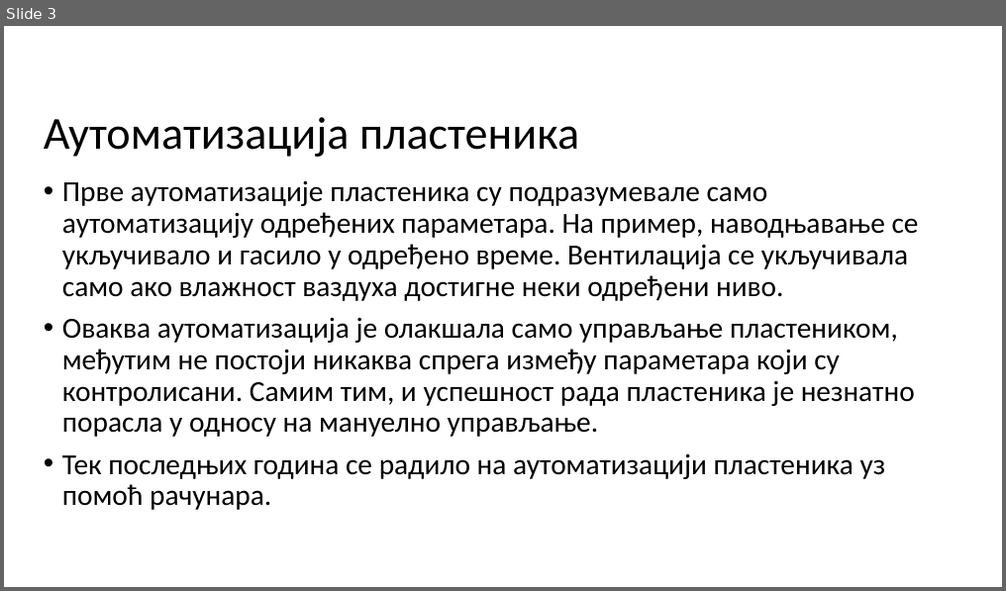
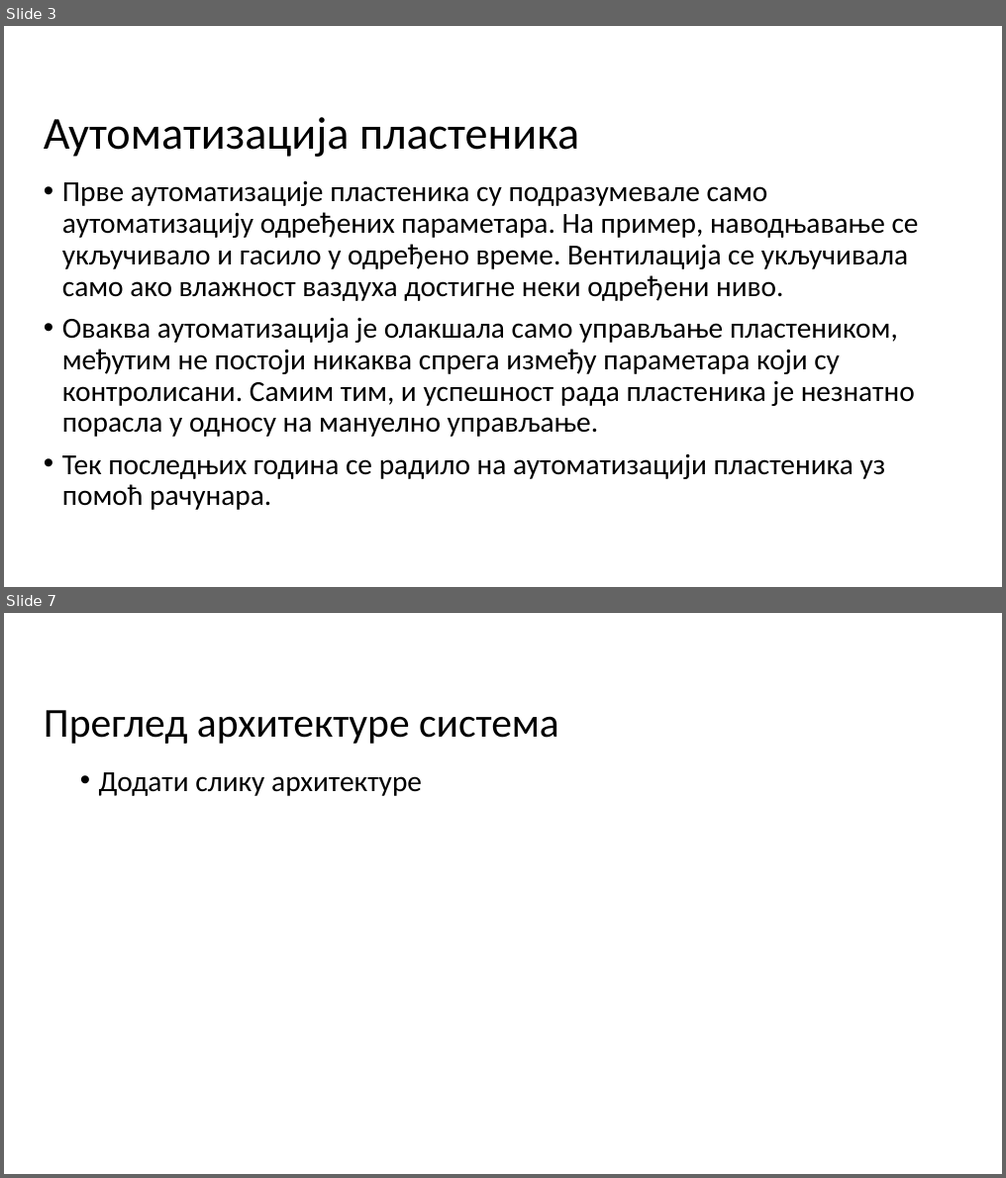
Before and after one commit to bozzano101/FuzzyGreenhouse, a slide deck: Presentation/Presentation.pptx. Shown one above the other, each under a label of ours: slide 3 before the commit, slides 3 and 7 after it; the slides between them are not shown. The pictures are 1006x591 and 1006x1178 pixels, drawn with LibreOffice and Linux fonts; fonts in the diff are those of the drawing; background and template pictures are left out. Boxes give left, top, right and bottom in pixels: in the first picture for what was removed or moved away, otherwise in the second. Text is boxed around its words. In the diff, an @@ line names an element or a change of style, - is before the commit and + after.

```diff
--- a/Presentation/Presentation.pptx
+++ b/Presentation/Presentation.pptx
@@ slide 7 added at bbox=[4, 613, 1002, 1174], background #FFFFFF @@
@@ title added at bbox=[44, 710, 559, 744], 39.6 pt, text #000000 @@
+Преглед архитектуре система
@@ text added at bbox=[99, 772, 422, 796], 28 pt, text #000000 @@
+• Додати слику архитектуре
```
Also in this commit, not shown: 1 slide changed, 6 other slides added, 1 slide removed.
